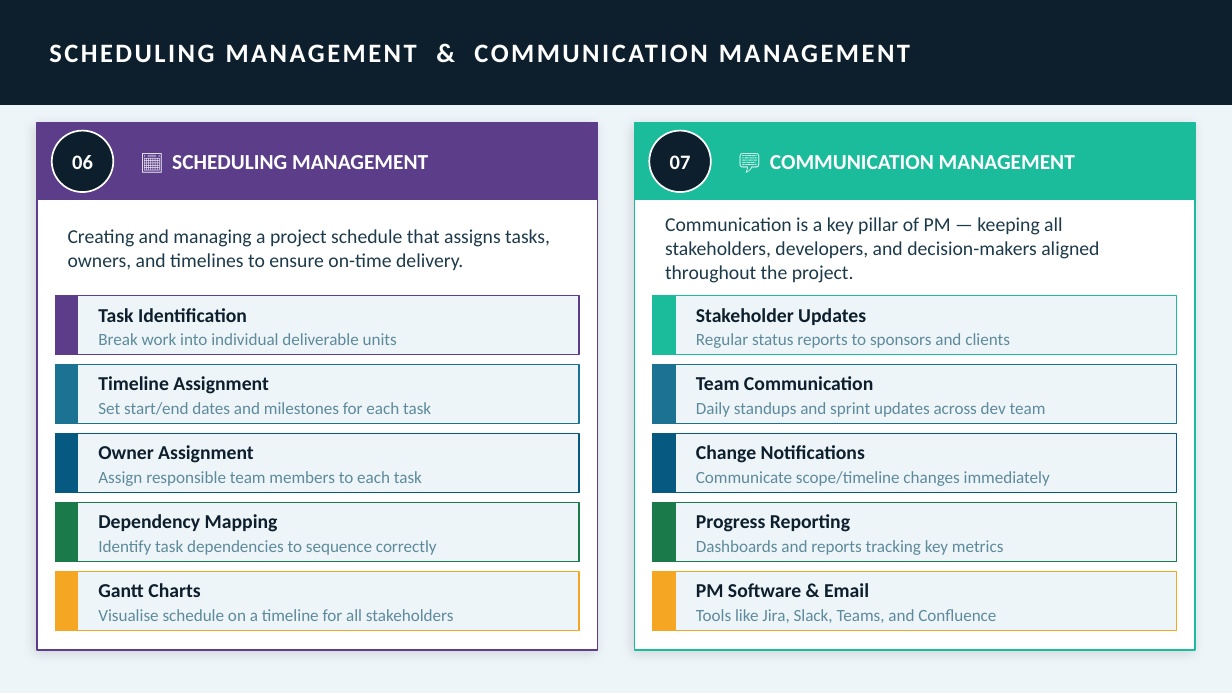
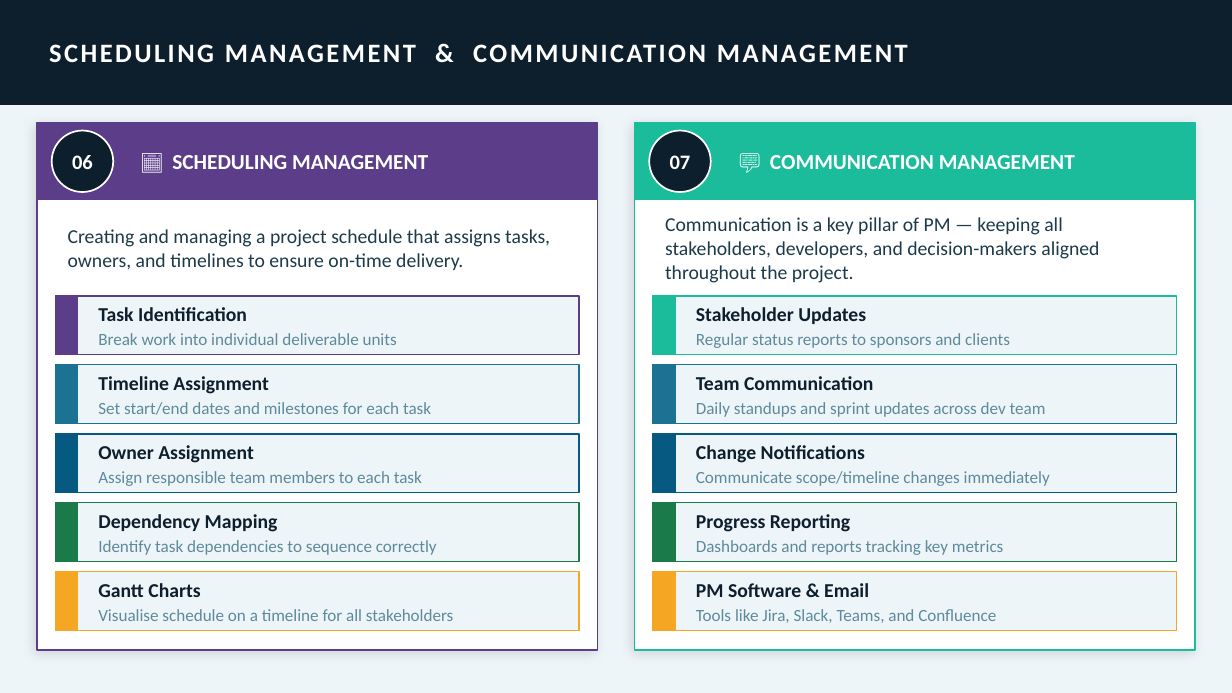
Before and after one commit to anirudhagaikwad/EvenSem2026_3rdYr, a slide deck: slide 8 of IT PROJECT MANAGEMENT - 21MGH303P/Unit-5/2_Software_Project_Management_Activitys.pptx. Drawn at 1232x693 pixels with LibreOffice and Linux fonts; fonts in the diff are those of the drawing. Boxes give left, top, right and bottom in pixels: in the first picture for what was removed or moved away, otherwise in the second. Text is boxed around its words. In the diff, an @@ line names an element or a change of style, - is before the commit and + after.

```diff
--- a/IT PROJECT MANAGEMENT - 21MGH303P/Unit-5/2_Software_Project_Management_Activitys.pptx
+++ b/IT PROJECT MANAGEMENT - 21MGH303P/Unit-5/2_Software_Project_Management_Activitys.pptx
@@ text "SCHEDULING MANAGEMENT & COMMUNICATION MANAGEMENT" at (x1=49, y1=44, x2=908, y2=63): letter spacing 1.5 to 1.4 pt @@
```
Also in this commit, not shown: 7 other slides changed, 9 other files.
